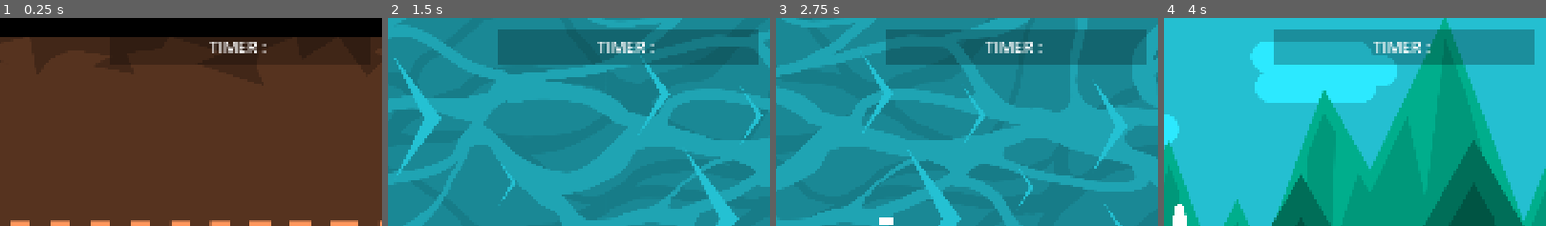
Above: before the commit, frames 1-4 (left to right).
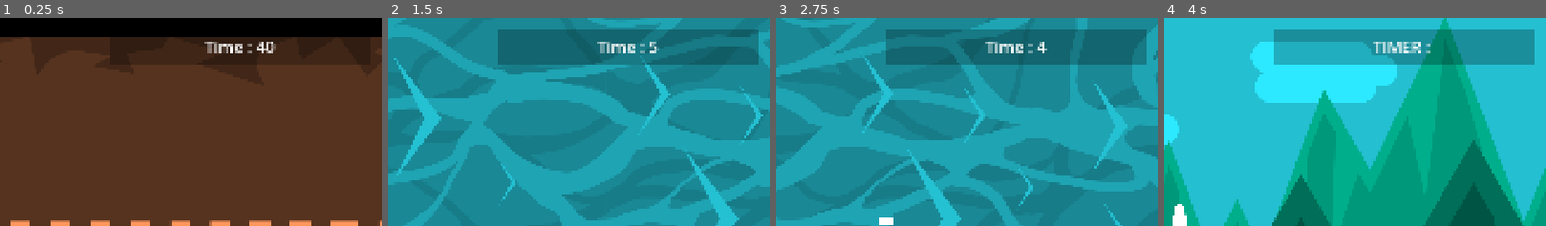
Above: after the commit, the same moments.

Repository: Yuna-Fr/AccessibilityGame
Game: Godot game, scene res://Scenes/Lvl_Circuit.tscn
The game is run twice, just before and just after one commit, with the same random seed, the same clock (stepped at 60 frames per second) and the same inputs. Sound files missing from this copy of the repository are replaced by a short silence.
Inputs (mouse positions are % of the whole screen's width and height, from its top left):
- Up to frame 1 (0.25 s): no input
- Up to frame 2 (1.5 s): tap Enter at 0.5 s; move the mouse to (16, 51) at 0.52 s; hold Space (Action) 0.53-1.28 s; hold D (Move_Right) from 0.53 s (still down); click (16, 51) at 0.67 s; tap W (Move_Up) at 0.77 s; move the mouse to (30, 55) at 1.27 s; tap Q (SwapScene) at 1.35 s
- Up to frame 3 (2.75 s): tap W (Move_Up) at 1.52 s; move the mouse to (60, 28) at 2.02 s; release D (Move_Right) at 2.03 s; hold A (Move_Left) from 2.03 s (still down); hold Space (Action) from 2.03 s (still down)
- Up to frame 4 (4 s): move the mouse to (45, 70) at 2.77 s; release A (Move_Left) at 2.78 s; release Space (Action) at 2.78 s; hold D (Move_Right) from 2.78 s (still down); tap Q (SwapScene) at 2.85 s; click (45, 70) at 2.92 s; tap W (Move_Up) at 3.02, 3.77 s; move the mouse to (80, 65) at 3.52 s; hold Space (Action) from 3.53 s (still down)
The pictures show only the part of the screen within x 50-100%, y 0-50%; the shares and areas given below are measured in that part.

The runs differ from the first frame. In frame 1, 0.7% of the frame differs, in the area x 53-73%, y 11-17%; in frame 2, 0.6%; in frame 3, 0.6%; in frame 4, nothing differs.

Commit message:
Implem timer pour les niveaux

Diff:
--- a/Prefabs/P_Car.tscn
+++ b/Prefabs/P_Car.tscn
@@ -57,7 +57,13 @@
 Sounds = Array[AudioStream]([ExtResource("6_q6fkj"), ExtResource("7_7vv7s"), ExtResource("8_h7dxa")])
 metadata/_custom_type_script = "uid://cnng8j5lrxadt"
 
+[node name="Timer2" type="Timer" parent="." unique_id=1998055324]
+wait_time = 40.0
+one_shot = true
+autostart = true
+
 [connection signal="input_event" from="." to="." method="_on_input_event"]
 [connection signal="area_entered" from="Area2D" to="." method="_on_area_2d_area_entered"]
 [connection signal="timeout" from="Timer" to="." method="_on_timer_timeout"]
 [connection signal="finished" from="engineAudio" to="." method="_on_engine_audio_finished"]
+[connection signal="timeout" from="Timer2" to="." method="end_of_level_timeout"]
--- a/Prefabs/P_Ship.tscn
+++ b/Prefabs/P_Ship.tscn
@@ -60,6 +60,12 @@
 autoplay = true
 bus = &"SFX"
 
+[node name="Timer2" type="Timer" parent="." unique_id=1453350236]
+wait_time = 40.0
+one_shot = true
+autostart = true
+
 [connection signal="timeout" from="Timer" to="." method="_on_timer_timeout"]
 [connection signal="area_entered" from="Area2D" to="." method="_on_area_2d_area_entered"]
 [connection signal="finished" from="engineAudio" to="." method="_on_engine_audio_finished"]
+[connection signal="timeout" from="Timer2" to="." method="end_of_level_timeout"]
--- a/Prefabs/UI/P_hud.tscn
+++ b/Prefabs/UI/P_hud.tscn
@@ -8,10 +8,9 @@
 [sub_resource type="LabelSettings" id="LabelSettings_2sfmh"]
 font_size = 42
 
-[node name="MajorTom" type="CanvasLayer" unique_id=1170800278 node_paths=PackedStringArray("LifeLabel", "LifeBar", "TimerLabel")]
+[node name="MajorTom" type="CanvasLayer" unique_id=1170800278 node_paths=PackedStringArray("LifeLabel", "TimerLabel")]
 script = ExtResource("1_dtkup")
 LifeLabel = NodePath("Control/MarginContainer/Label")
-LifeBar = NodePath("")
 TimerLabel = NodePath("Control/MarginContainer2/Label")
 
 [node name="Control" type="Control" parent="." unique_id=278617624]
@@ -63,3 +62,8 @@
 text = "TIMER : "
 label_settings = SubResource("LabelSettings_2sfmh")
 horizontal_alignment = 1
+
+[node name="Timer" type="Timer" parent="." unique_id=1313522960]
+autostart = true
+
+[connection signal="timeout" from="Timer" to="." method="_on_timer_timeout"]
--- a/Scripts/S_ControllerCar.gd
+++ b/Scripts/S_ControllerCar.gd
@@ -5,6 +5,7 @@
 var isdead: bool = false
 var canDie: bool = true
 static var OneButton: bool = false
+static var LevelTime: float = 40
 
 signal hp_changed()
 
@@ -12,8 +13,13 @@
 @onready var MeshColor = $MeshInstance2D
 @onready var engineAudio = $engineAudio
 @onready var crashAudio = $crashAudio
+@onready var leveltimer = $Timer2
+
 
 func _ready():
+	leveltimer.stop()
+	leveltimer.wait_time = LevelTime
+	leveltimer.start()
 	pass
 
 func _physics_process(delta):
@@ -76,3 +82,8 @@
 
 func _on_engine_audio_finished() -> void:
 	engineAudio.play()
+
+
+func end_of_level_timeout() -> void:
+	GameManager.swapScene(GameManager.current_index +1)
+	pass # Replace with function body.
--- a/Scripts/S_ControllerShooter.gd
+++ b/Scripts/S_ControllerShooter.gd
@@ -9,6 +9,7 @@
 #Variables communes
 @export var life: int = 3
 static var OneButton: bool = false
+static var LevelTime: float = 5
 var isdead: bool = false
 var canDie: bool = true
 #
@@ -16,9 +17,15 @@
 @onready var MeshColor = $MeshInstance2D
 @onready var shootAudio = $fireAudio
 @onready var engineAudio = $engineAudio
+@onready var leveltimer = $Timer2
 
 var auto_shoot: bool = false
 var can_shoot := true
+
+func _ready():
+	leveltimer.stop()
+	leveltimer.wait_time = LevelTime
+	leveltimer.start()
 
 func _physics_process(delta):
 	if life==0 && canDie:
@@ -102,3 +109,8 @@
 
 func _on_engine_audio_finished() -> void:
 	engineAudio.play()
+
+
+func end_of_level_timeout() -> void:
+	GameManager.swapScene(GameManager.current_index +1)
+	pass # Replace with function body.
--- a/Scripts/S_hud.gd
+++ b/Scripts/S_hud.gd
@@ -3,9 +3,10 @@
 @export var player: Node
 
 @export var LifeLabel : Label
-@export var LifeBar : ProgressBar
 
 @export var TimerLabel : Label
+
+@onready var RefreshTimer = $Timer
 
 var IsCar : bool = false
 var IsShip : bool = false
@@ -39,9 +40,9 @@
 
 # Called every frame. 'delta' is the elapsed time since the previous frame.
 func _process(delta: float) -> void:
-
-
-
+	if(player is not PlatformerController):
+		var TimeFloor: int = int(round(player.leveltimer.time_left))
+		TimerLabel.text = "Time : " + str(TimeFloor)
 	pass
 
 
@@ -49,3 +50,8 @@
 	print("life debug : ")
 	LifeLabel.text = "Life : " + str(player.life)
 	pass
+
+
+func _on_timer_timeout() -> void:
+	#TimerLabel.text = "Time : " + str(player.LevelTime)
+	pass # Replace with function body.
